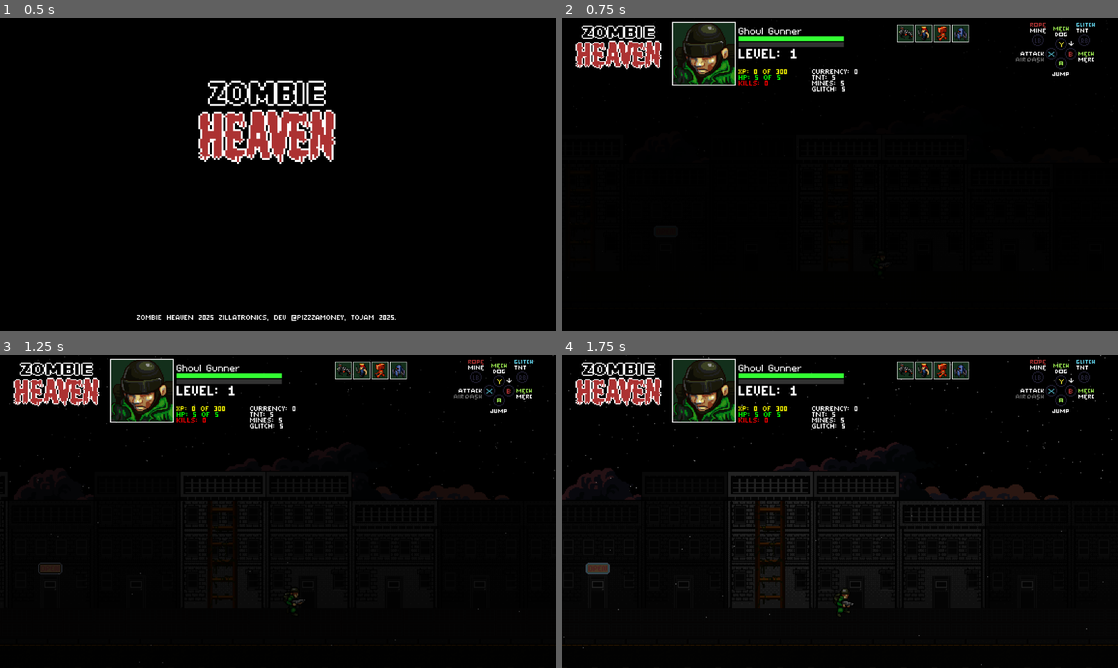
Above: before the commit, frames 1-4 (two rows, left to right).
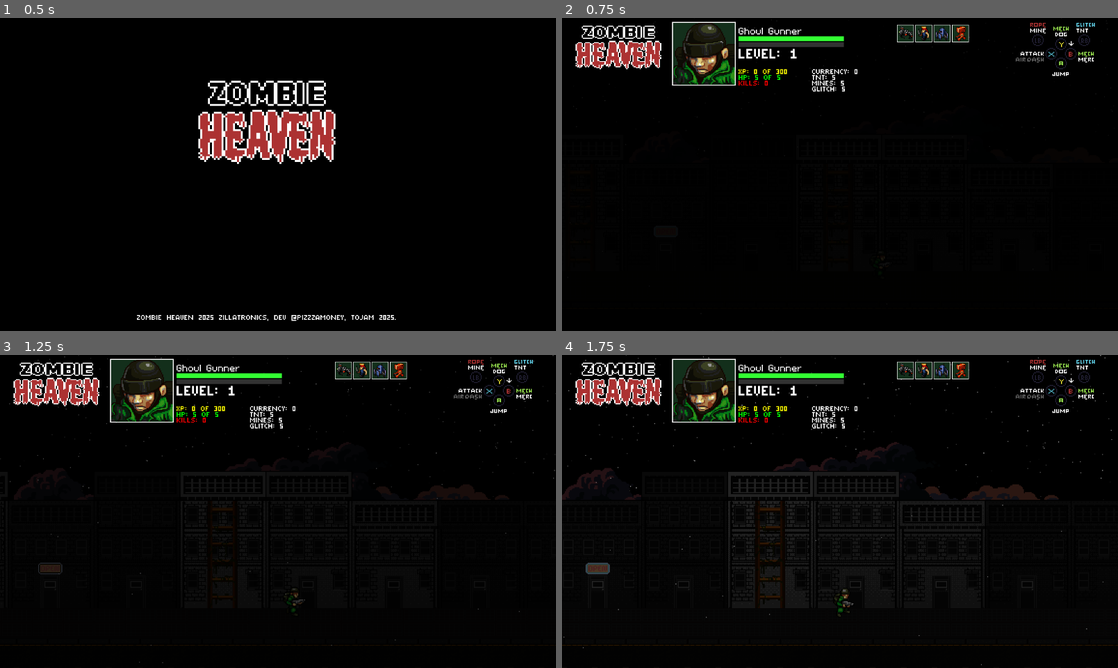
Above: after the commit, the same moments.

Repository: Tekknobot/ZombieSlug
Game: Godot game, scene res://Scenes/Titlescreen.tscn
Two runs of this game, one before a commit and one after it. Both use one fixed random seed, a clock stepped at 60 frames per second and the inputs below.
Inputs:
- Up to frame 1 (0.5 s): no input
- Up to frame 2 (0.75 s): tap Enter (ui_accept) at 0.5 s; hold Right (ui_right) from 0.53 s (still down)
- Up to frame 3 (1.25 s): keep holding Right (ui_right); tap Enter (ui_accept) at 0.77 s
- Up to frame 4 (1.75 s): release Right (ui_right) at 1.28 s; hold Down (ui_down) from 1.28 s (still down); tap Enter (ui_accept) at 1.52 s

Frame 1 is identical in both runs. In frame 2, 0.2% of the frame differs, in the area x 67-73%, y 2-8%; in frame 3, 0.2%; in frame 4, 0.2%.

Commit message:
Correct portrait cooldowns.

Diff:
--- a/Scenes/Main.tscn
+++ b/Scenes/Main.tscn
@@ -275,8 +275,8 @@
 offset_left = 1.0
 offset_top = -1.0
 offset_right = 65.0
-offset_bottom = 89.0
-texture = ExtResource("19_7ehei")
+offset_bottom = 79.0
+texture = ExtResource("20_o5iqp")
 stretch_mode = 4
 
 [node name="Panther" type="Panel" parent="HUD/TopLeft"]
@@ -295,8 +295,8 @@
 offset_left = 2.0
 offset_top = -1.0
 offset_right = 66.0
-offset_bottom = 79.0
-texture = ExtResource("20_o5iqp")
+offset_bottom = 89.0
+texture = ExtResource("19_7ehei")
 stretch_mode = 4
 
 [node name="Name" type="RichTextLabel" parent="HUD/TopLeft"]
--- a/Scenes/Sprites/soldier.tscn
+++ b/Scenes/Sprites/soldier.tscn
@@ -231,7 +231,7 @@
 material = SubResource("ShaderMaterial_jd2l6")
 sprite_frames = SubResource("SpriteFrames_yp3ch")
 autoplay = "default"
-frame_progress = 0.564255
+frame_progress = 0.451046
 
 [node name="CollisionShape2D" type="CollisionShape2D" parent="."]
 position = Vector2(0, -20)
--- a/Scripts/Boss.gd
+++ b/Scripts/Boss.gd
@@ -350,6 +350,8 @@
 	# fire up to lightning_targets bolts
 	for i in range(min(lightning_targets, candidates.size())):
 		var tgt = candidates[i]
+		if not is_instance_valid(tgt):
+			return
 		_spawn_lightning(global_position, tgt.global_position)
 
 		# deal damage
--- a/Scripts/hud.gd
+++ b/Scripts/hud.gd
@@ -23,6 +23,8 @@
 @export var dog_cooldown_time:      float = 20.0
 @export var mech_cooldown_time:     float = 20.0
 @export var panther_cooldown_time:  float = 20.0
+
+var _cooldown_tweens := {}
 
 var level_names := [
 	"Ghoul Gunner","Cadaver Crusher","Undead Eradicator","Corpse Conqueror",
@@ -120,12 +122,33 @@
 	_start_cooldown(panther_portrait, panther_cooldown_time)
 
 # Helper to tween a panel’s alpha from fully opaque→transparent over `duration`.
+# Helper to tween a panel’s alpha from fully transparent → opaque over `duration`.
 func _start_cooldown(panel: Panel, duration: float) -> void:
-	# Ensure it’s visible & fully opaque at start
-	panel.modulate.a = 0.0
+	# 1) Cancel any existing tween on this panel
+	if _cooldown_tweens.has(panel):
+		_cooldown_tweens[panel].kill()
+		_cooldown_tweens.erase(panel)
 
-	# Create a tween on the panel
+	# 2) Reset it to fully transparent & visible
+	panel.visible = true
+	var m = panel.modulate
+	m.a = 0.0
+	panel.modulate = m
+
+	# 3) Create a new Tween and fade alpha → 1
 	var tw = panel.create_tween()
-	# Over `duration`, animate its alpha down to 0
 	tw.tween_property(panel, "modulate:a", 1.0, duration)
-	tw.play()
+
+	# 4) When finished, just cap at opaque (don’t hide), and remove our record
+	var cb = Callable(self, "_on_cooldown_finished").bind(panel)
+	tw.tween_callback(cb)
+
+	_cooldown_tweens[panel] = tw
+
+func _on_cooldown_finished(panel: Panel) -> void:
+	# ensure fully visible
+	var m = panel.modulate
+	m.a = 1.0
+	panel.modulate = m
+
+	_cooldown_tweens.erase(panel)
